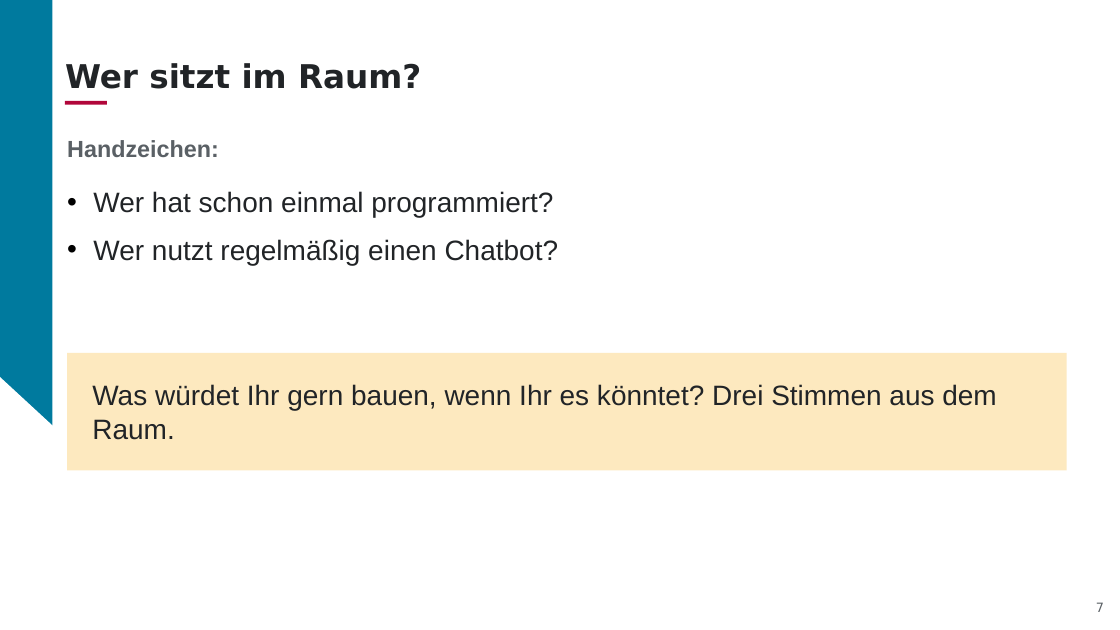
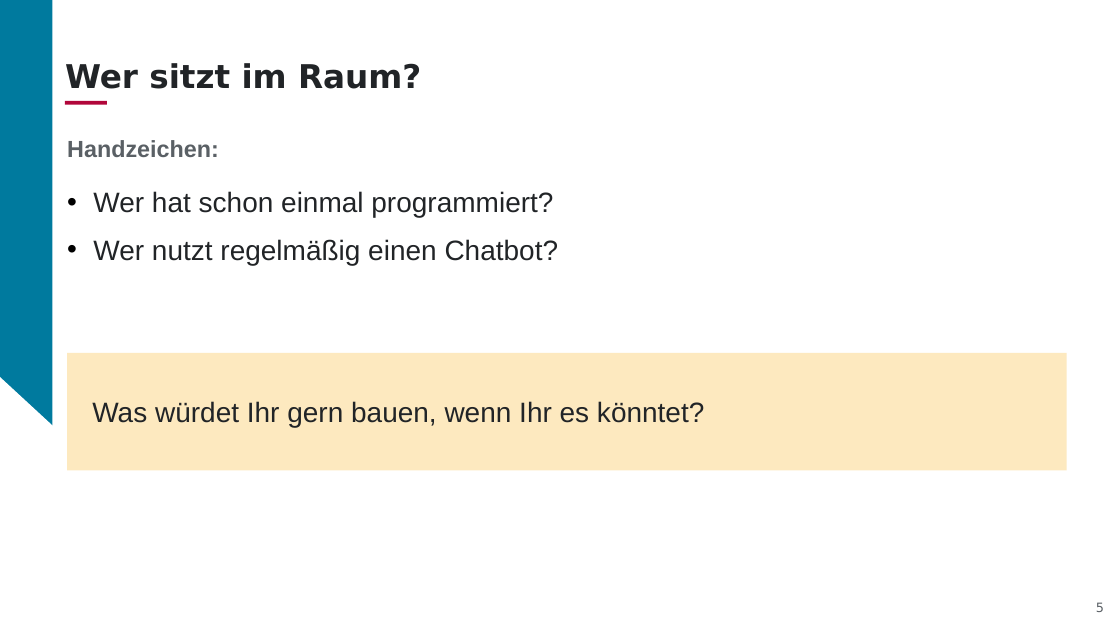
Before and after one commit to aihpi/workshop-rapid-prototyping, a slide deck: slide 5 of slides/01_workshop_rapid_prototyping_DE.pptx (slide 7 before the commit). Drawn at 1120x630 pixels with LibreOffice and Linux fonts; fonts in the diff are those of the drawing; background and template pictures are left out. Boxes give left, top, right and bottom in pixels: in the first picture for what was removed or moved away, otherwise in the second. Text is boxed around its words. In the diff, an @@ line names an element or a change of style, - is before the commit and + after.

```diff
--- a/slides/01_workshop_rapid_prototyping_DE.pptx
+++ b/slides/01_workshop_rapid_prototyping_DE.pptx
@@ text in rectangle at <box>92,401,704,427</box>: text changed @@
-Was würdet Ihr gern bauen, wenn Ihr es könntet? Drei Stimmen aus dem Raum.
+Was würdet Ihr gern bauen, wenn Ihr es könntet?
@@ page number at <box>1096,602,1104,612</box>: text changed @@
-7
+5
```
Also in this commit, not shown: 6 other slides changed, 6 slides added, 17 slides removed, 1 other file.
